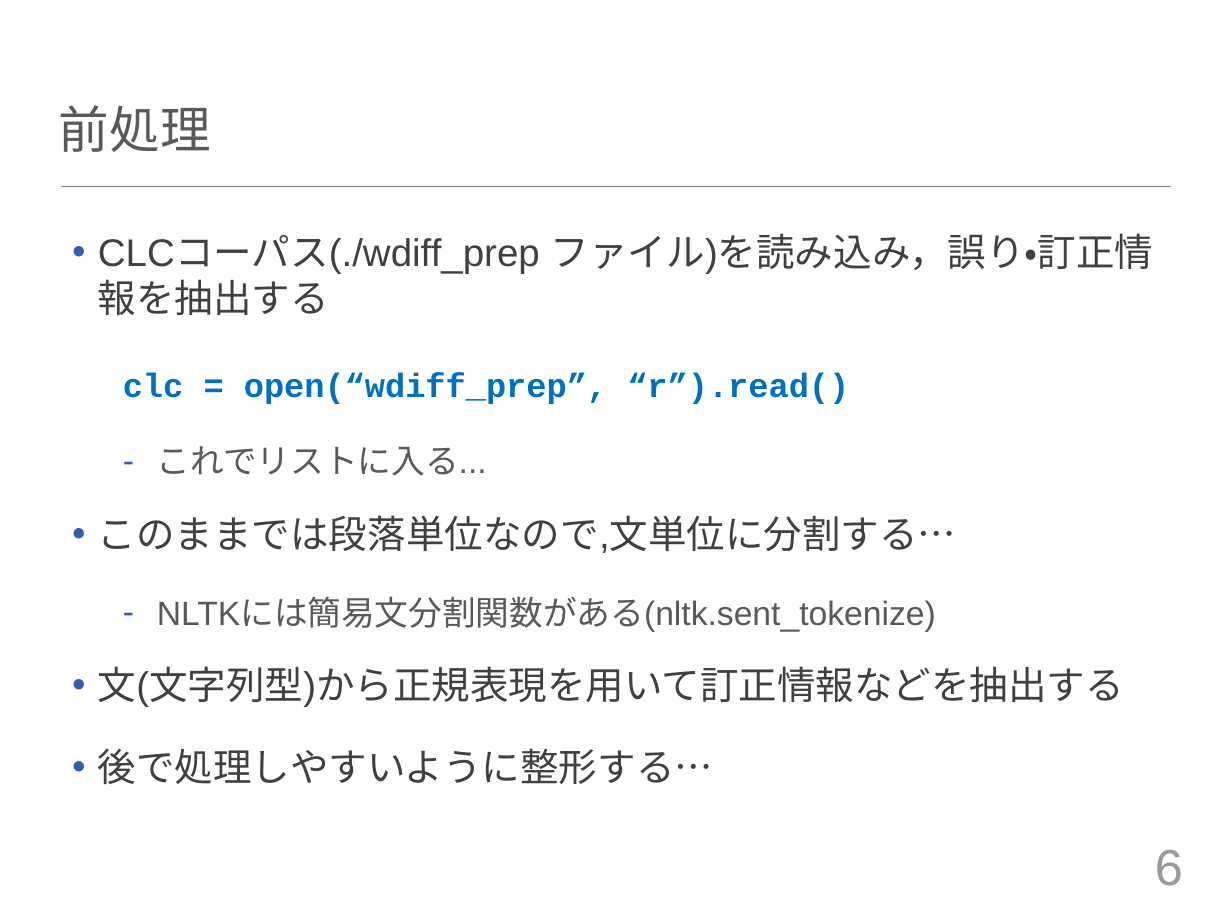
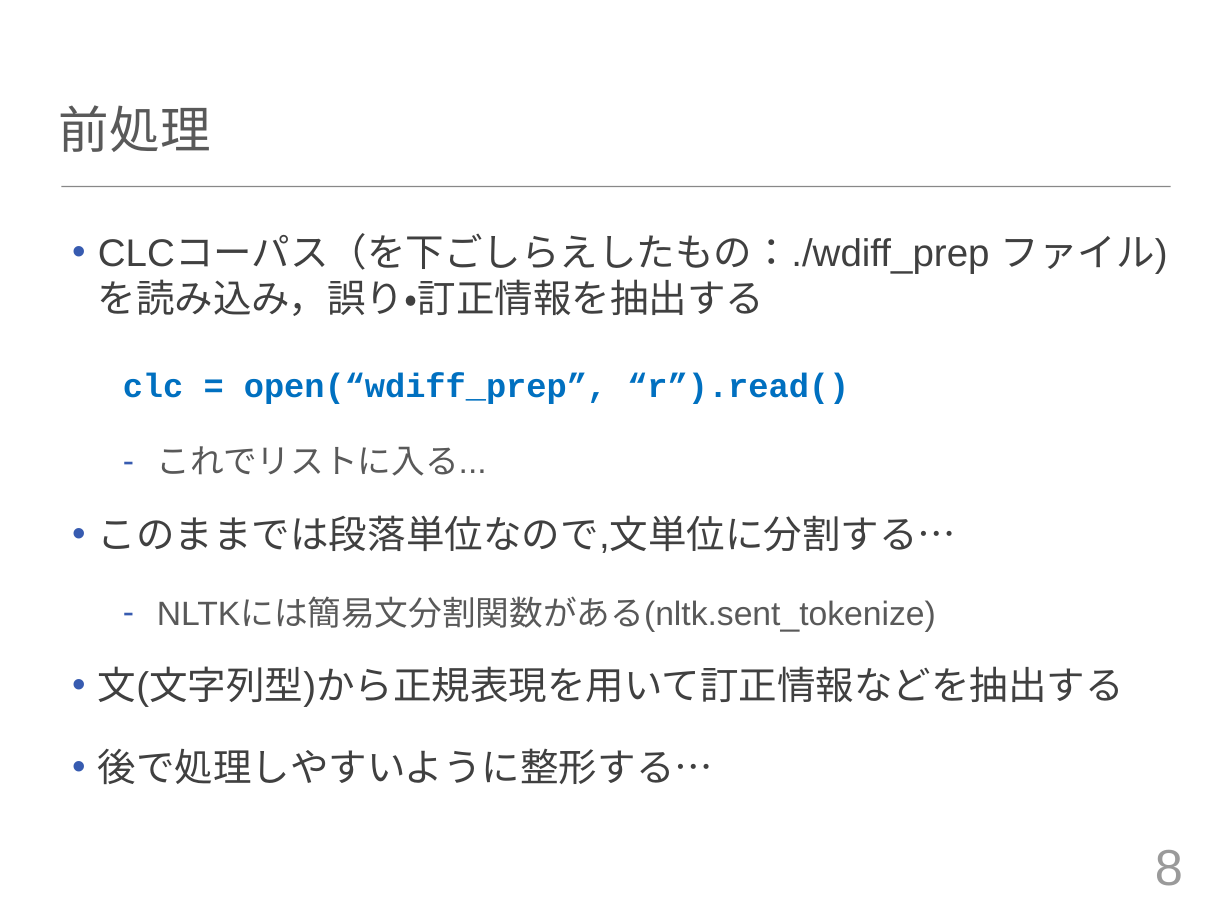
Before and after one commit to tuxedocat/ss2012, a slide deck: slide 8 of ss2012_slide.pptx (slide 6 before the commit). Drawn at 1232x924 pixels with LibreOffice and Linux fonts; fonts in the diff are those of the drawing. Boxes give left, top, right and bottom in pixels: in the first picture for what was removed or moved away, otherwise in the second. Text is boxed around its words. In the diff, an @@ line names an element or a change of style, - is before the commit and + after.

```diff
--- a/ss2012_slide.pptx
+++ b/ss2012_slide.pptx
@@ text at bbox=[98, 236, 1168, 316]: text changed @@
-• CLCコーパス(./wdiff_prep ファイル)を読み込み，誤り・訂正情報を抽出する
+• CLCコーパス（を下ごしらえしたもの：./wdiff_prep ファイル)を読み込み，誤り・訂正情報を抽出する
@@ page number at bbox=[1155, 850, 1183, 886]: text changed @@
-6
+8
```
Also in this commit, not shown: 3 other slides changed, 8 slides added, 1 slide removed.
